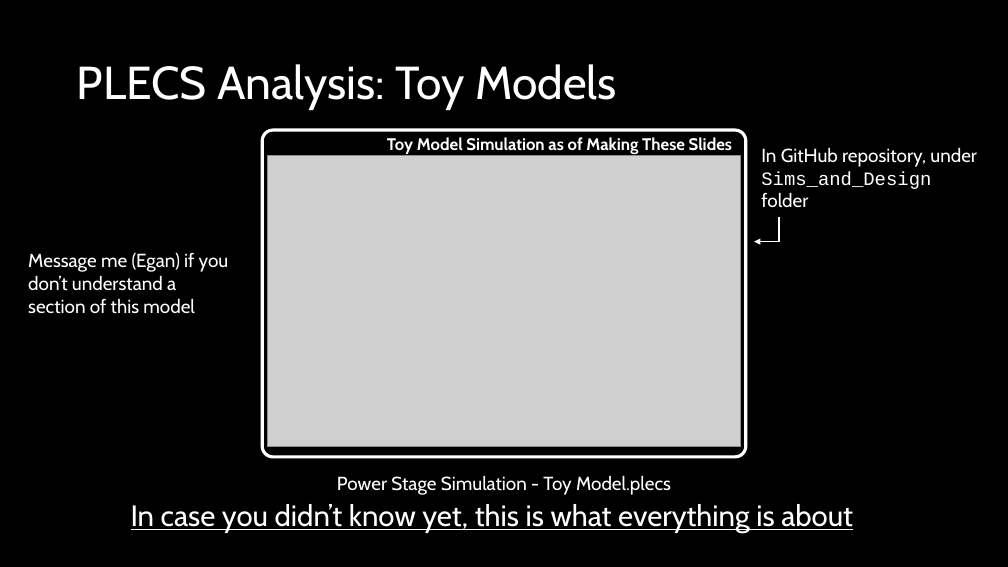
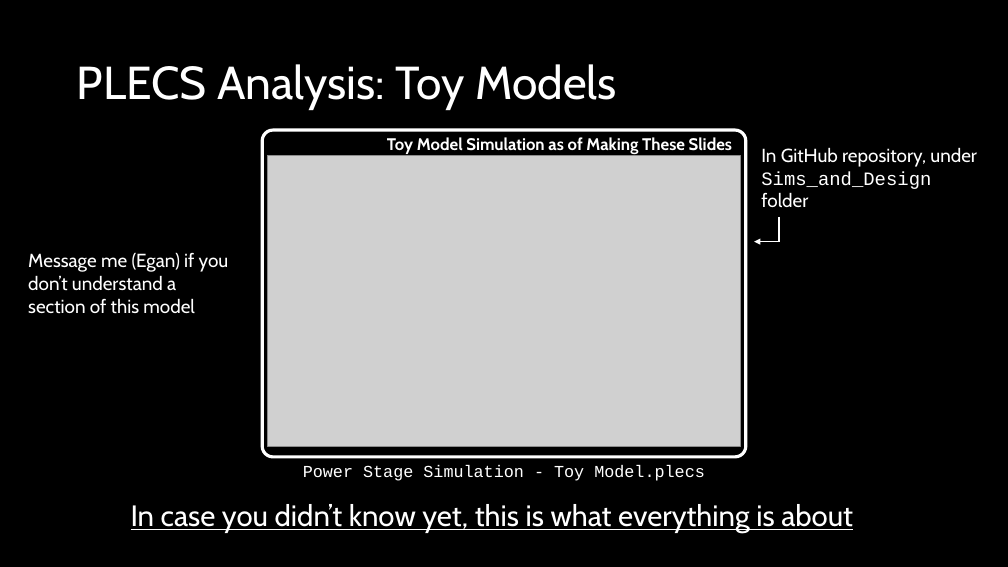
Before and after one commit to ut-ras/rm_electrical-supercap_v2, a slide deck: slide 2 of UT Robomasters – Supercap Power Stage Modeling.pptx (slide 12 before the commit). Drawn at 1008x567 pixels with LibreOffice and Linux fonts; fonts in the diff are those of the drawing; grey boxes stand for pictures. Boxes give left, top, right and bottom in pixels: in the first picture for what was removed or moved away, otherwise in the second. Text is boxed around its words. In the diff, an @@ line names an element or a change of style, - is before the commit and + after.

```diff
--- a/UT Robomasters – Supercap Power Stage Modeling.pptx
+++ b/UT Robomasters – Supercap Power Stage Modeling.pptx
@@ text "Power Stage Simulation - Toy ...": place and size @@
-text "Power Stage Simulation - Toy ..." at bbox=[337, 475, 671, 495]
+text "Power Stage Simulation - Toy ..." at bbox=[303, 465, 705, 481]
@@ text "Power Stage Simulation - Toy ..." at bbox=[303, 465, 705, 481]: size 18 to 16 pt, font Cabin to Courier New @@
```
Also in this commit, not shown: 1 other slide changed, 2 other files.
